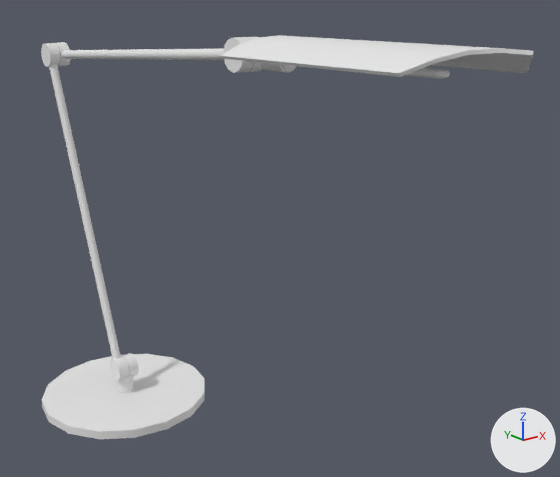
What one commit did to the COLLADA model models/meshes/desk_lamp.dae.
The view is the same before and after, from a camera (50 mm lens) standing at (-0.392, -0.798, 0.477) and looking at (0.06, -0.233, 0.251). Lighting does not change. The marker at lower right points along +X, +Y and +Z. Where no turn or scale is listed for an object, it has been applied to the vertices.

Objects in the first picture: 'Circle.002', 'Circle.003', 'Lamp_Base', 'Lamp_Shade'.
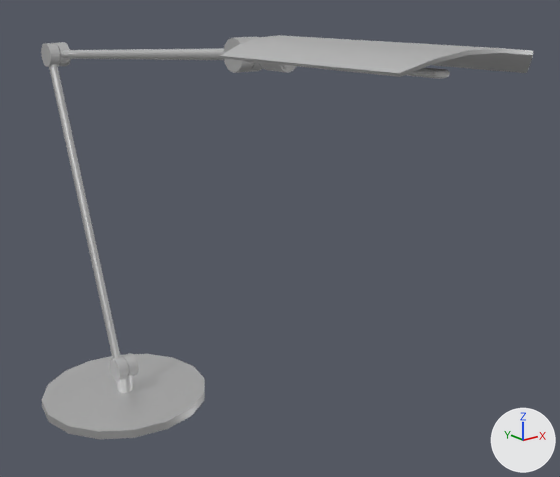
Boxes [x1, y1, x2, y2] around the edits, measured in the pictures (560 x 477 px):
'Lamp_Base', recoloured (white to grey): [42, 353, 205, 439] in both
'Lamp_Shade', recoloured (white to grey): [220, 35, 532, 77] in both
'Circle.002', recoloured: [41, 43, 129, 381] in both
'Circle.003', recoloured (white to grey): [56, 37, 263, 72] in both

The change, as a diff of the scene's bpy script:
```diff
--- a/models/meshes/desk_lamp.dae.py
+++ b/models/meshes/desk_lamp.dae.py
@@ mat_aluminium @@
+mat_aluminium = principled_material('Aluminium')
+mat_aluminium.base_color = (0.736, 0.736, 0.736)  # light grey #dfdfdf
+mat_aluminium.metallic = 1.0
@@ me_circle_004 @@
 me_circle_004.from_pydata(...)  # 94 vertices, 132 faces; spans x -0.1..0.1, y -0.1..0.1, z 0.0..0.054
+me_circle_004.materials.append(mat_aluminium)  # light grey #dfdfdf
@@ me_circle_006 @@
 me_circle_006.from_pydata(...)  # 98 vertices, 144 faces; spans x -0.013..0.0, y -0.014..0.014, z -0.014..0.404
+me_circle_006.materials.append(mat_aluminium)  # light grey #dfdfdf
@@ me_lamp_shade @@
 me_lamp_shade.from_pydata(...)  # 126 vertices, 216 faces; spans x -0.046..0.034, y -0.269..0.014, z -0.014..0.018
+me_lamp_shade.materials.append(mat_aluminium)  # light grey #dfdfdf
@@ me_circle_003 @@
+me_circle_003 = me_circle_006.copy(); me_circle_003.name = 'Circle.003'  # the mesh of ob_circle_003
@@ ob_circle_003 @@
-ob_circle_003 = bpy.data.objects.new('Circle.003', me_circle_006)
+ob_circle_003 = bpy.data.objects.new('Circle.003', me_circle_003)
 ob_circle_003.parent = ob_circle_002
```
